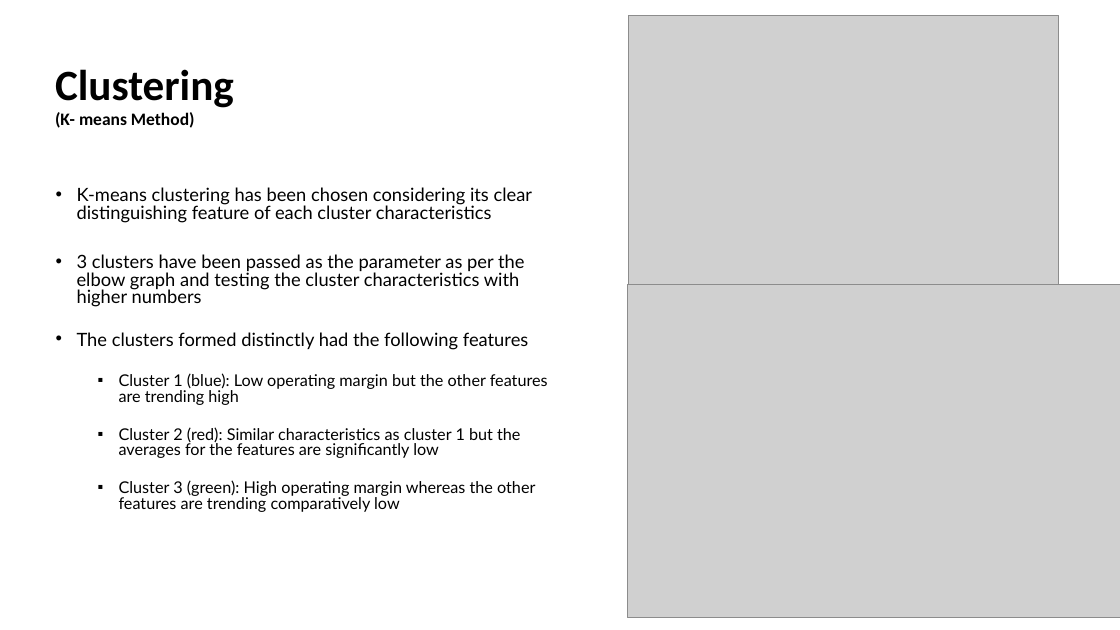
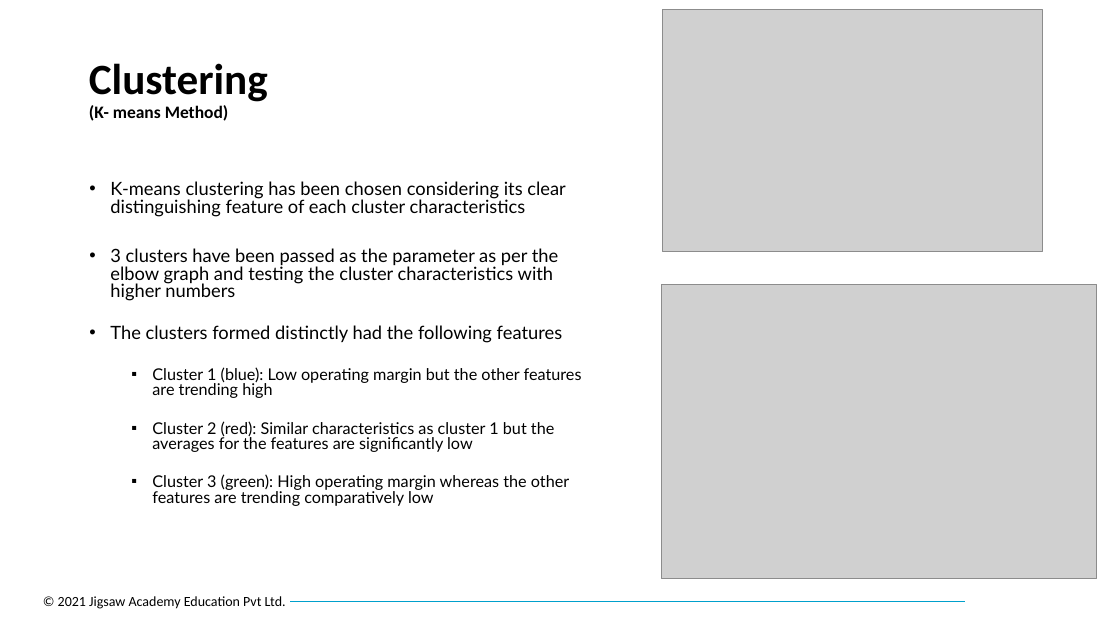
Before and after one commit to guttesuraj01/IPBA_Project_Group_A, a slide deck: slide 10 of John's Presentation + DB Scan.pptx (slide 9 before the commit). Drawn at 1120x630 pixels with LibreOffice and Linux fonts; fonts in the diff are those of the drawing; grey boxes stand for pictures; background and template pictures are left out. Boxes give left, top, right and bottom in pixels: in the first picture for what was removed or moved away, otherwise in the second. Text is boxed around its words. In the diff, an @@ line names an element or a change of style, - is before the commit and + after.

```diff
--- a/John's Presentation + DB Scan.pptx
+++ b/John's Presentation + DB Scan.pptx
@@ picture: place and size @@
-picture at box(628, 15, 1059, 290)
+picture at box(663, 9, 1043, 252)
@@ title "Clustering (K- means Method)": place and size @@
-title "Clustering (K- means Method)" at box(55, 69, 234, 128)
+title "Clustering (K- means Method)" at box(89, 63, 268, 121)
@@ text "K-means clustering has been chosen ...": place and size @@
-text "K-means clustering has been chosen ..." at box(77, 187, 548, 512)
+text "K-means clustering has been chosen ..." at box(110, 181, 582, 506)
@@ picture: place and size @@
-picture at box(628, 284, 1120, 618)
+picture at box(661, 284, 1097, 579)
@@ text added at box(58, 596, 286, 609), 12 pt, text #000000 @@
+© 2021 Jigsaw Academy Education Pvt Ltd.
@@ line added from (291, 602) to (965, 602), #00A0CC 0.5 pt @@
```
Also in this commit, not shown: 6 other slides changed, 3 slides added, 1 slide removed.
